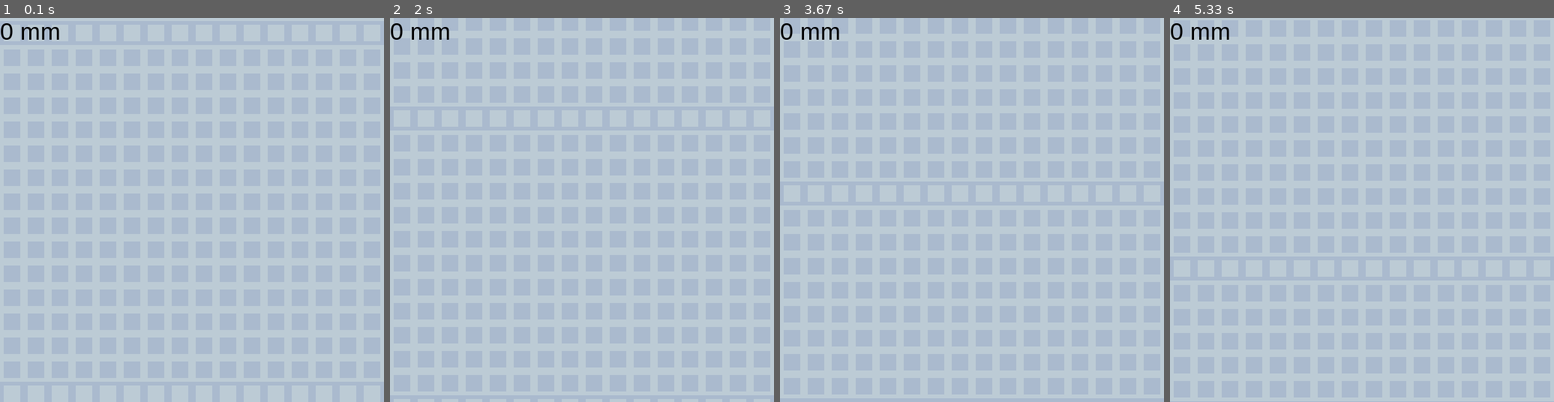
Above: before the commit, frames 1-4 (left to right).
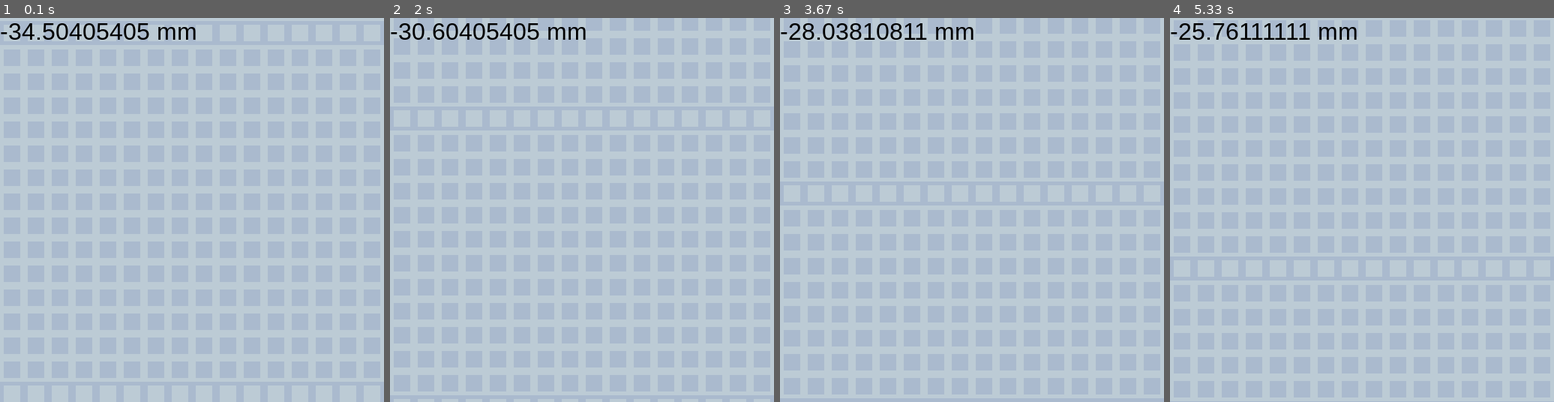
Above: after the commit, the same moments.

Repository: JeremyTubongbanua/nasa-space-apps-2023
Game: pygame game, started from platformer/game.py
The game is run twice, just before and just after one commit, with the same random seed, the same clock (stepped at 60 frames per second) and the same inputs.
Inputs:
- Up to frame 1 (0.1 s): no input
- Up to frame 2 (2 s): no input
- Up to frame 3 (3.67 s): no input
- Up to frame 4 (5.33 s): no input

The runs differ from the first frame. In frame 1, 0.9% of the frame differs, in the area x 0-51%, y 1-6%; in frame 2, 1.0%; in frame 3, 0.9%; in frame 4, 0.8%.

Commit message:
feat: water levels

Diff:
--- a/platformer/game.py
+++ b/platformer/game.py
@@ -1,14 +1,17 @@
 import pygame
 from sprites.tile import Tile, init_tiles
 from sprites.text import Text
+
 
 def draw_tiles_background(window, tiles):
     window.fill((255, 255, 255))
     for tile in tiles:
         tile.draw(window)
 
+
 def draw_water_level(window, text):
     text.draw(window)
+
 
 def main():
     # constants
@@ -22,9 +25,11 @@
     window = pygame.display.set_mode((WIDTH, HEIGHT))
 
     # init stuff needed for game
-    tiles = init_tiles(WIDTH, HEIGHT) # for background
+    tiles = init_tiles(WIDTH, HEIGHT)  # for background
     text = Text(0, 0, "0 mm", "Arial", 32, (0, 0, 0))
-    current_water_level = 0
+    water_levels = [-34.50405405, -30.60405405, -28.03810811, -25.76111111, -21.60594595, -23.74108108, -20.23648649, -16.60702703, -11.15648649, -7.06583333, -3.76675676, -1.62756757, 3.01405405, 4.375, 5.02405405, 7.33194444, 12.43486486, 13.66162162, 12.94459459, 24.01162162, 26.30918919, 30.09111111, 40.91054054, 43.19648649, 44.29756757, 48.46594595, 55.61216216, 56.41333333, 60.87351351, 63.81189189, 64.498]
+    current_water_level_index = 0
+    current_water_level = water_levels[current_water_level_index]
 
     # main game loop
     clock = pygame.time.Clock()
@@ -41,9 +46,10 @@
         for tile in tiles:
             tile.tick(HEIGHT)
 
+        text.tick(str(current_water_level) + ' mm')
         if text.counter >= text.frequency:
-            current_water_level = current_water_level + 1
-        text.tick(str(current_water_level) + ' mm')
+            current_water_level_index = current_water_level_index + 1
+            current_water_level = water_levels[current_water_level_index]
 
         # draw everything
         draw_tiles_background(window, tiles)
@@ -52,4 +58,5 @@
 
     pygame.quit()
 
+
 main()
--- a/platformer/sprites/text.py
+++ b/platformer/sprites/text.py
@@ -5,14 +5,14 @@
     def __init__(self, x, y, text, font_name, font_size, color):
         super().__init__()
         self.text = text
-        self.counter = 0
         self.x = x
         self.y = y
         self.font_name = font_name
         self.font_size = font_size
         self.font = pygame.font.SysFont(font_name, font_size)
         self.color = color
-        self.frequency = 500
+        self.frequency = 100
+        self.counter = self.frequency
 
 
     def draw(self, window):
